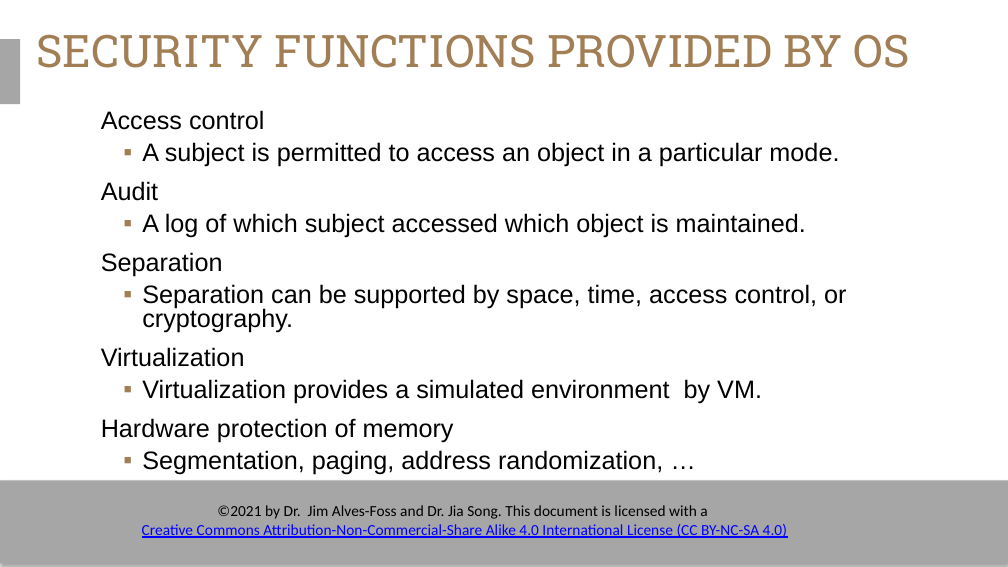
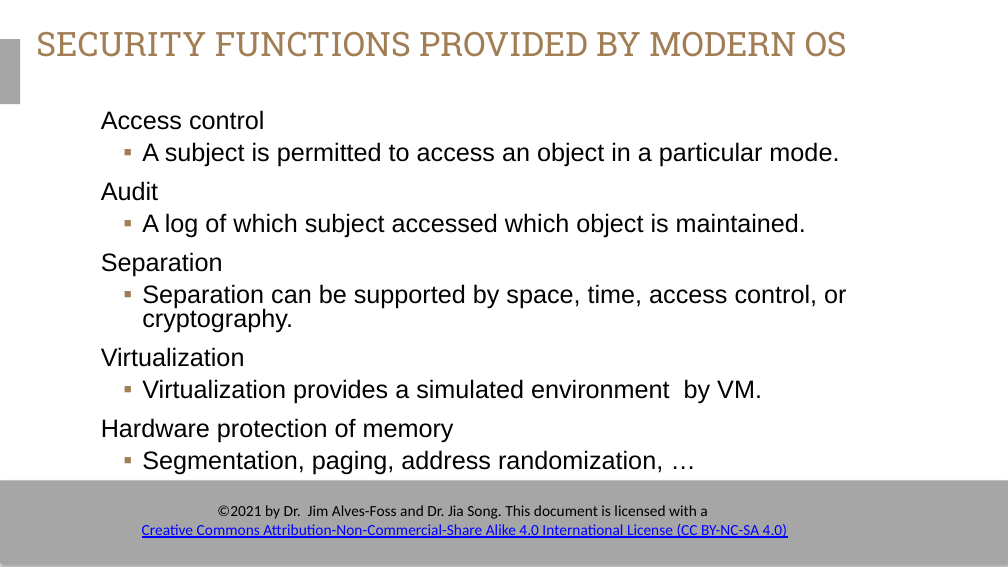
Before and after one commit to timburr1/timburr1.github.io, a slide deck: slide 15 of papers/CYB110/Module 11 - Operating System Security.pptx (slide 10 before the commit). Drawn at 1008x567 pixels with LibreOffice and Linux fonts; fonts in the diff are those of the drawing; background and template pictures are left out. Boxes give left, top, right and bottom in pixels: in the first picture for what was removed or moved away, otherwise in the second. Text is boxed around its words. In the diff, an @@ line names an element or a change of style, - is before the commit and + after.

```diff
--- a/papers/CYB110/Module 11 - Operating System Security.pptx
+++ b/papers/CYB110/Module 11 - Operating System Security.pptx
@@ title at (36, 32, 847, 57): text changed; size 32 to 24 pt @@
-SECURITY FUNCTIONS PROVIDED BY OS
+SECURITY FUNCTIONS PROVIDED BY MODERN OS
```
Also in this commit, not shown: 1 other slide changed, 11 slides added, 11 other files.
